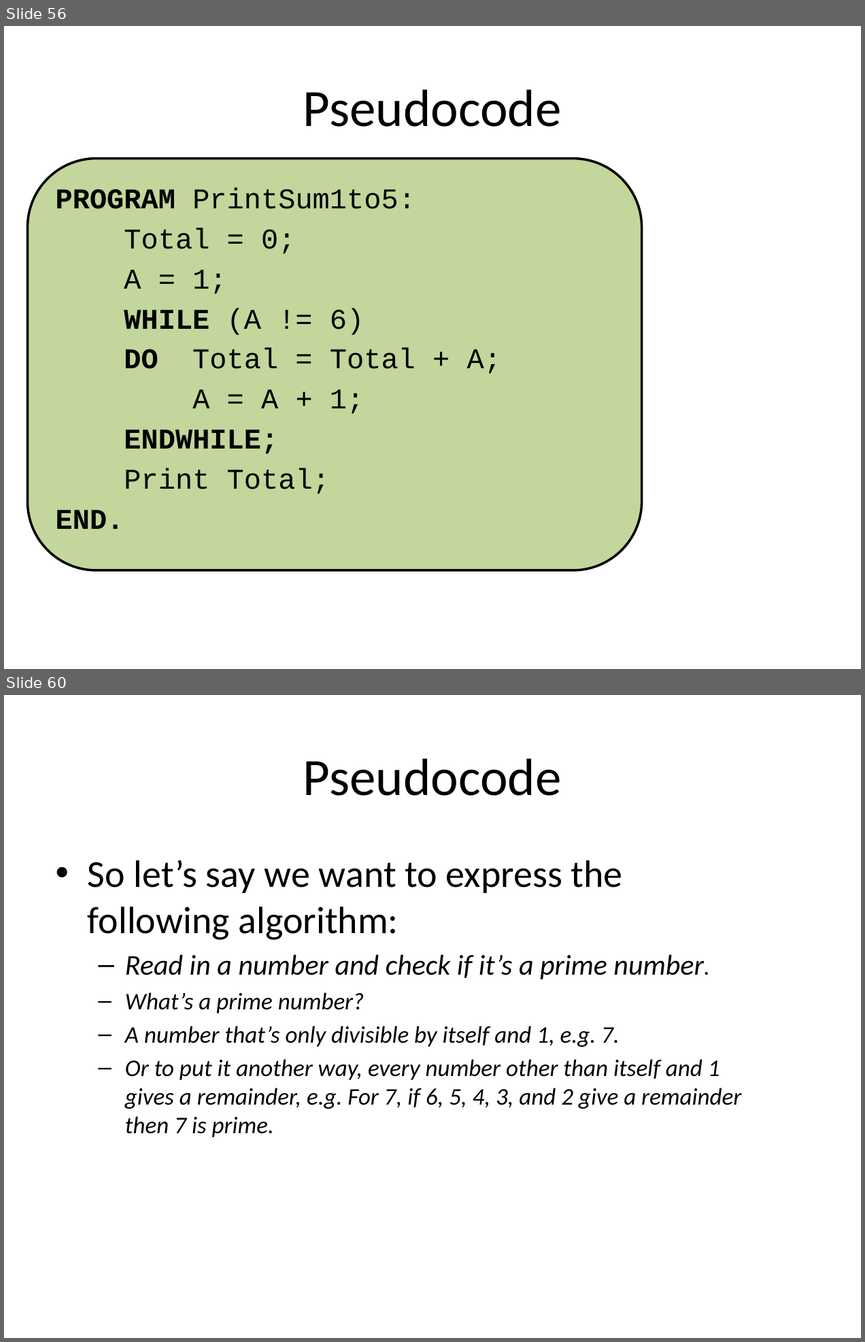
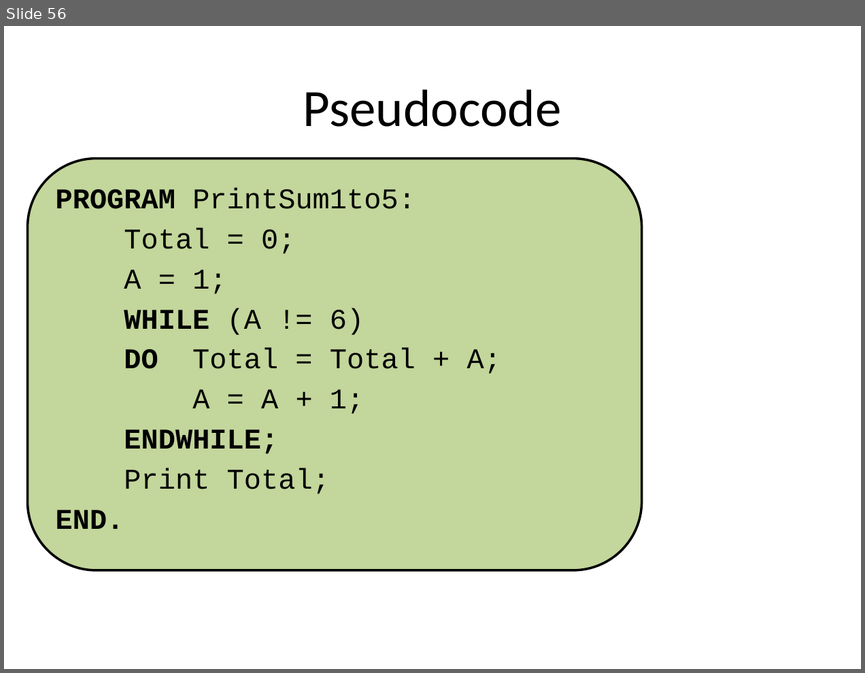
Before and after one commit to cloudbase1/FRCProrammingElective, a slide deck: pseudocodePresentation.pptx. Shown one above the other, each under a label of ours: slides 56 and 60 before the commit, slide 56 after it; the slides between them are not shown. The pictures are 865x1342 and 865x673 pixels, drawn with LibreOffice and Linux fonts; fonts in the diff are those of the drawing. Boxes give left, top, right and bottom in pixels: in the first picture for what was removed or moved away, otherwise in the second. Text is boxed around its words. In the diff, an @@ line names an element or a change of style, - is before the commit and + after.

```diff
--- a/pseudocodePresentation.pptx
+++ b/pseudocodePresentation.pptx
@@ slide 60 removed at <box>4,695,861,1338</box>, background #FFFFFF @@
@@ title removed at <box>303,758,562,796</box> @@
-Pseudocode
@@ text removed at <box>88,860,741,1137</box> @@
-• So let’s say we want to express the following algorithm:
-  – Read in a number and check if it’s a prime number.
-  – What’s a prime number?
-  – A number that’s only divisible by itself and 1, e.g. 7.
-  – Or to put it another way, every number other than itself and 1 gives a remainder, e.g. For 7, if 6, 5, 4, 3, and 2 give a remainder then 7 is prime.
```
Also in this commit, not shown: 1 slide changed, 2 slides added, 7 other slides removed, 3 other files.
